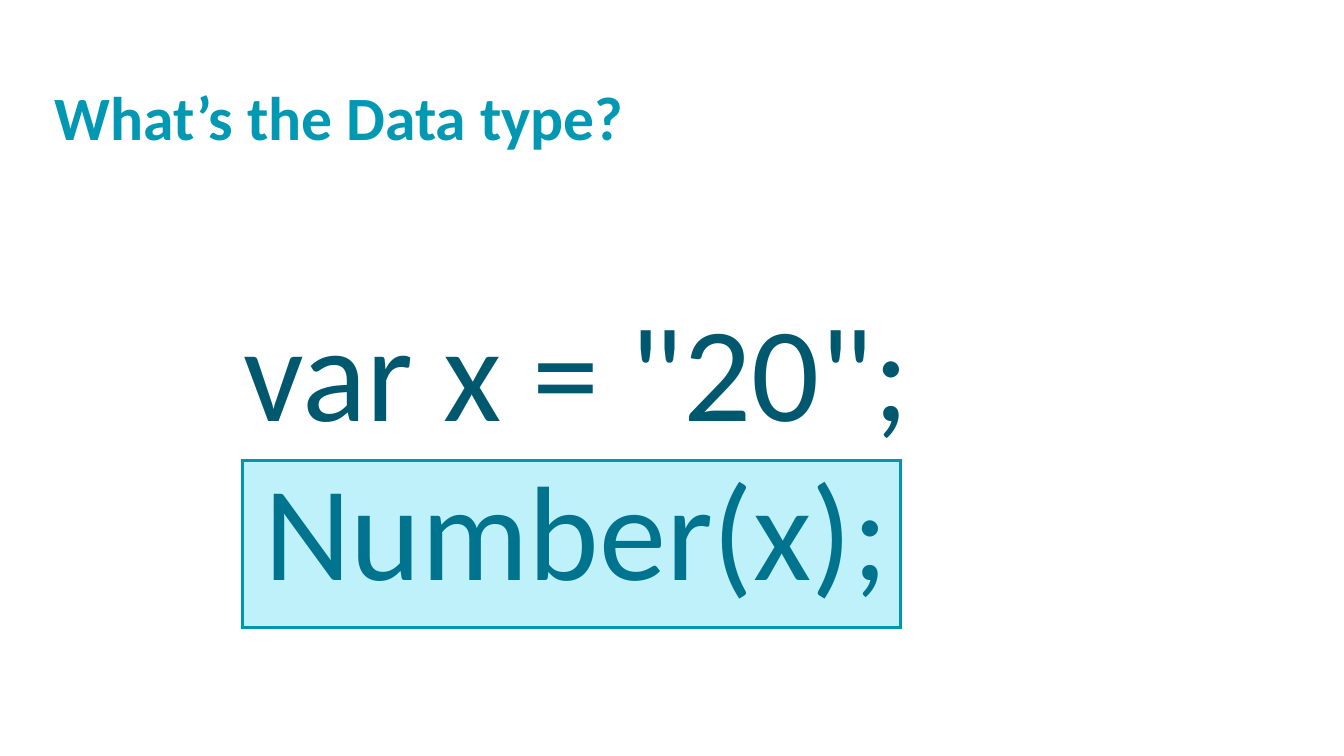
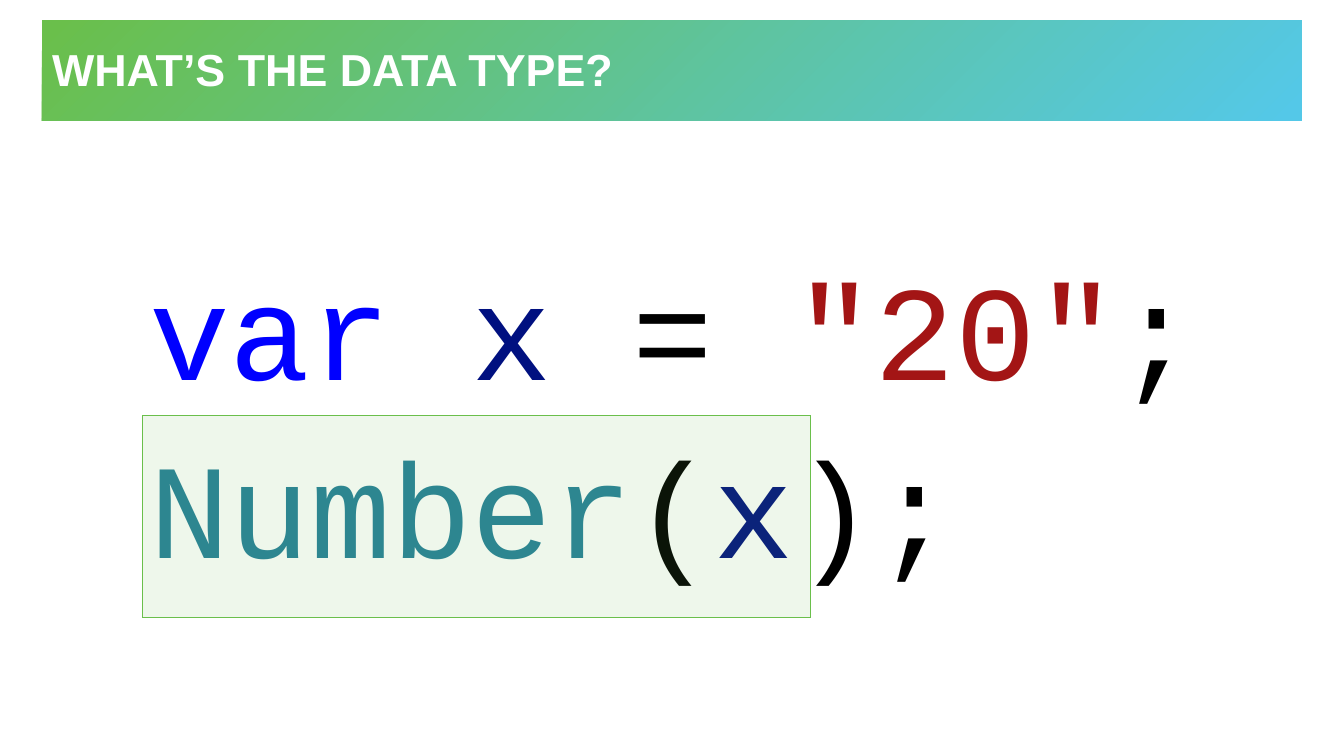
Before and after one commit to hytechclub/web-102, a slide deck: slide 11 of Week03/Review.pptx. Drawn at 1344x756 pixels with LibreOffice and Linux fonts; fonts in the diff are those of the drawing; background and template pictures are left out. Boxes give left, top, right and bottom in pixels: in the first picture for what was removed or moved away, otherwise in the second. Text is boxed around its words. In the diff, an @@ line names an element or a change of style, - is before the commit and + after.

```diff
--- a/Week03/Review.pptx
+++ b/Week03/Review.pptx
@@ title "WHAT’S THE DATA TYPE?": place and size @@
-title "WHAT’S THE DATA TYPE?" at (55, 95, 623, 150)
+title "WHAT’S THE DATA TYPE?" at (42, 20, 1303, 121)
@@ title "WHAT’S THE DATA TYPE?" at (42, 20, 1303, 121): vertical alignment top to middle; fill none to gradient #6ABF4B to #54C8E8 @@
@@ title at (52, 54, 612, 87): text changed; size 44 to 32 pt; font Calibri to Arial; text colour #0098B2 to #FFFFFF @@
-What’s the Data type?
+WHAT’S THE DATA TYPE?
@@ text "var x = "20";": place and size @@
-text "var x = "20";" at (243, 330, 909, 599)
+text "var x = "20";" at (149, 284, 1197, 594)
@@ text "var x = "20";" at (149, 284, 1197, 594): font Calibri to Courier New; text colour #00586E to #0000FF in "var"; text colour #00586E to #001080 in "x", "Number(x);"; text colour #00586E to #000000 in "= "20";", "Number(x);"; text colour #00586E to #A31515 in ""20";"; text colour #00586E to #267F99 in "Number(x);"; alignment centre to left; indent changed; line spacing 0.9 to 1; more space between paragraphs; vertical alignment top to middle @@
@@ rectangle: place and size @@
-rectangle at (242, 461, 900, 628)
+rectangle at (143, 415, 811, 617)
@@ rectangle at (143, 415, 811, 617): fill #00CBEE at 25% opacity to #6ABF4B at 11% opacity; outline #0096B0 2 pt to #6ABF4B 1 pt @@
```
Also in this commit, not shown: 14 other slides changed, 1 slide added, 1 slide removed, 5 other files.
